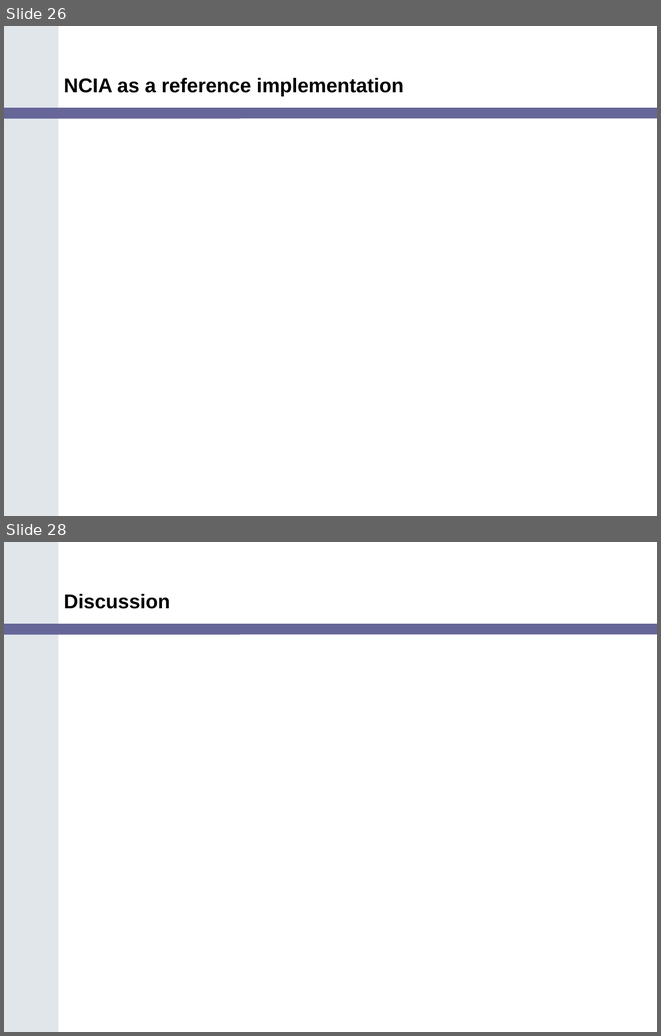
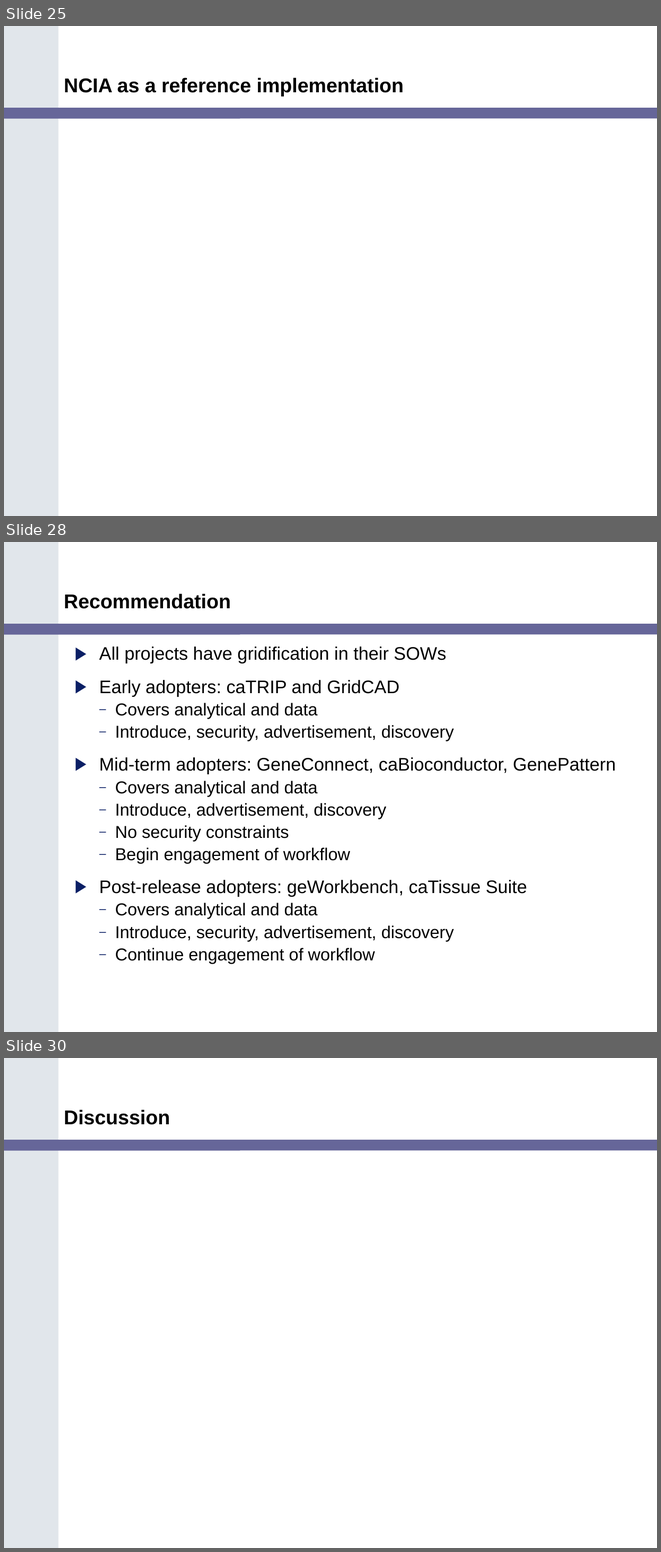
Before and after one commit to NCIP/cagrid-docs, a slide deck: presentations/200607_VCDE_ARCH/Ref_Impl_Arch_VCDE_2006_07.ppt. Shown one above the other, each under a label of ours: slides 26 and 28 before the commit, slides 25, 28 and 30 after it; the slides between them are not shown. The pictures are 661x1036 and 661x1552 pixels, drawn with LibreOffice and Linux fonts; fonts in the diff are those of the drawing; background and template pictures are left out. Boxes give left, top, right and bottom in pixels: in the first picture for what was removed or moved away, otherwise in the second. Text is boxed around its words. In the diff, an @@ line names an element or a change of style, - is before the commit and + after.

Commit message:
added detail for projects and summary slides

```diff
--- a/presentations/200607_VCDE_ARCH/Ref_Impl_Arch_VCDE_2006_07.ppt
+++ b/presentations/200607_VCDE_ARCH/Ref_Impl_Arch_VCDE_2006_07.ppt
@@ slide 28 added at (x1=4, y1=542, x2=657, y2=1032), background #FFFFFF; not listed: 2 template elements that a slide beside it also shows @@
@@ title added at (x1=64, y1=593, x2=231, y2=609), 22 pt, text #000000, bold @@
+Recommendation
@@ text added at (x1=99, y1=646, x2=616, y2=963), 19 pt, text #000000 @@
+▶ All projects have gridification in their SOWs
+▶ Early adopters: caTRIP and GridCAD
+  – Covers analytical and data
+  – Introduce, security, advertisement, discovery
+▶ Mid-term adopters: GeneConnect, caBioconductor, GenePattern
+  – Covers analytical and data
+  – Introduce, advertisement, discovery
+  – No security constraints
+  – Begin engagement of workflow
+▶ Post-release adopters: geWorkbench, caTissue Suite
+  – Covers analytical and data
+  – Introduce, security, advertisement, discovery
+  – Continue engagement of workflow
@@ what was slide 26 is now slide 25 @@
@@ what was slide 28 is now slide 30 @@
```
Also in this commit, not shown: 8 slides changed, 6 other slides added, 5 slides removed.
